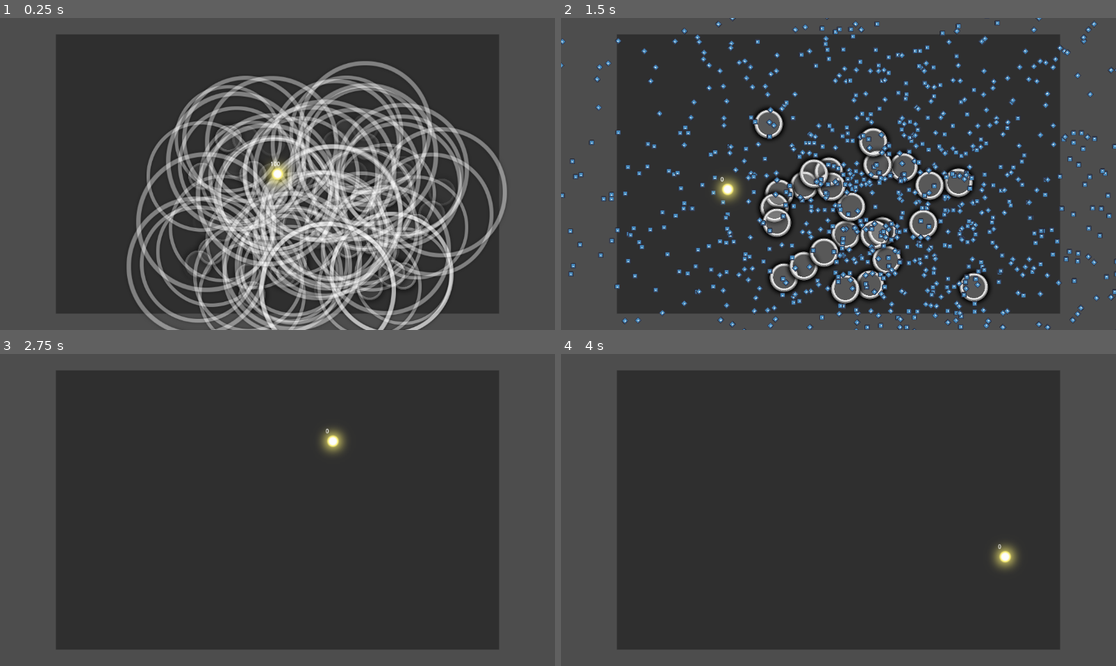
Above: before the commit, frames 1-4 (two rows, left to right).
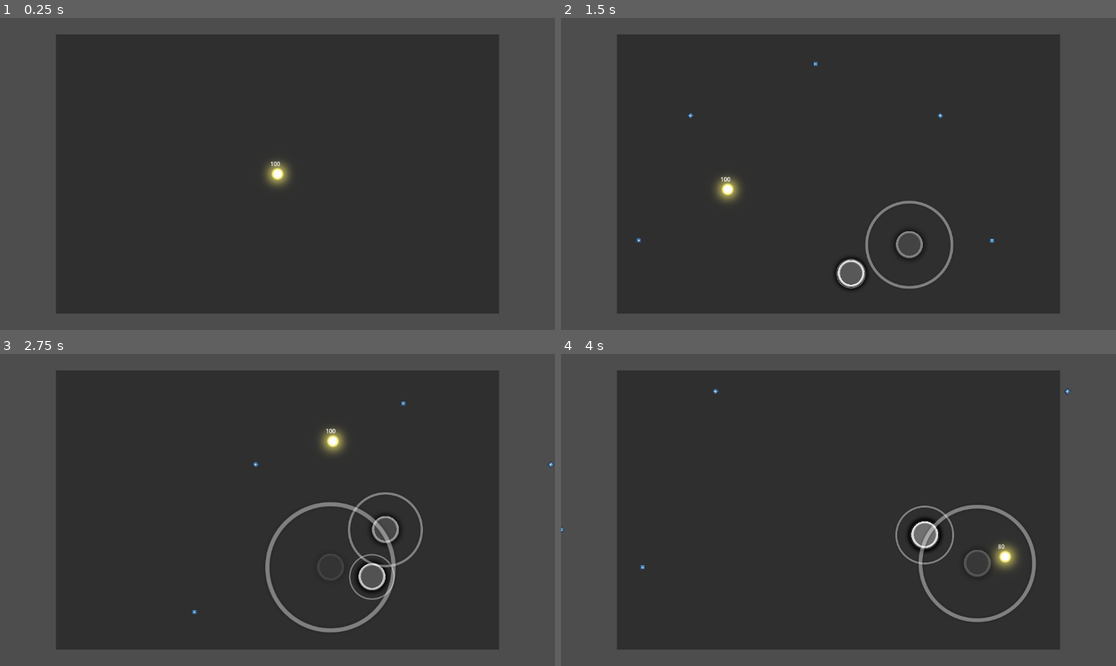
Above: after the commit, the same moments.

Repository: naixsu/Osu-Thingy
Game: Godot game, scene res://Scenes/Main.tscn
Two runs of this game, one before a commit and one after it. Both use one fixed random seed, a clock stepped at 60 frames per second and the inputs below. The engine's default icon, where the game draws it, is replaced by a stand-in: a white triangle on a blue panel in a dark square. Sound files missing from this copy of the repository are replaced by a short silence.
Inputs (mouse positions are in pixels of both pictures, inside the frame that each line leads up to):
- Up to frame 1 (0.25 s): no input
- Up to frame 2 (1.5 s): move the mouse to (960, 158) at 0.52 s; move the mouse to (727, 189) at 1.27 s
- Up to frame 3 (2.75 s): move the mouse to (333, 441) at 2.02 s
- Up to frame 4 (4 s): move the mouse to (810, 572) at 2.77 s; move the mouse to (1005, 556) at 3.52 s

The runs differ from the first frame. In frame 1, 29% of the frame differs, in the area x 22-92%, y 13-100%; in frame 2, 17%; in frame 3, 2.1%; in frame 4, 1.6%.

Commit message:
added threshold back

Diff:
--- a/Scripts/Main.gd
+++ b/Scripts/Main.gd
@@ -112,8 +112,8 @@
 		print("timeDifference ", timeDifference)
 		place_single_object(metadata["HitObjects"][index])
 		index += 1
-	else:
-		print("timeDifference ", timeDifference)
+	elif timeDifference <= threshold:
+		print("else timeDifference ", timeDifference)
 		place_single_object(metadata["HitObjects"][index])
 		index += 1
 
